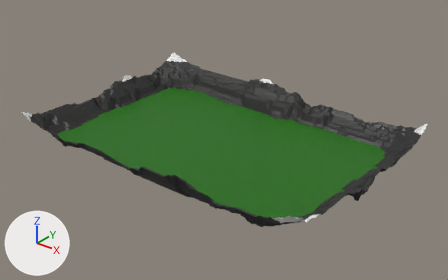
The FBX model FPSMulti/Assets/Resources/Misc/ground.fbx, before and after one commit.
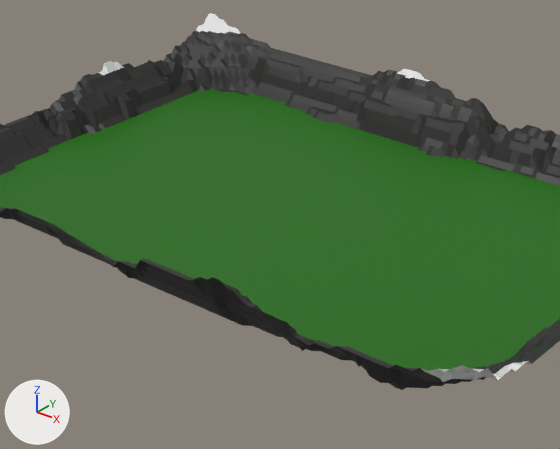
Each version appears first whole from a 50 mm lens placed at (368.0, -228.0, 195.0), pointed at (123.0, 79.0, 5.0), and next in a close-up on the part from 17% to 75% of the width and 17% to 91% of the height. Every picture has the same lights, and +X, +Y and +Z are marked at lower left.

The scene before the commit, as lines of its bpy script (objects in view):
```python
me_plane_001 = bpy.data.meshes.new('Plane.001')
me_plane_001.from_pydata(...)  # 10404 vertices, 10201 faces; spans x 0.0..235.0, y -1.0..160.0, z 0.0..26.0
# faces by material slot: [7240, 2857, 104]
me_plane_001.materials.append(mat_grass)  # dark green #1c6d00
me_plane_001.materials.append(mat_stone)  # black #2a2929
me_plane_001.materials.append(mat_snow)  # white #e7e7e7
ob_stone = bpy.data.objects.new('Stone', me_plane_001)
ob_stone.location = (0.0, 0.0, 0.0)
```
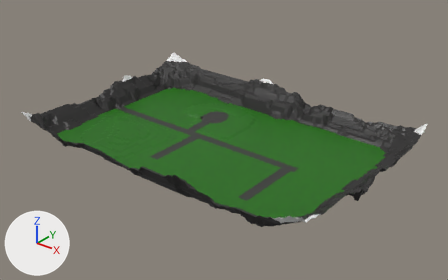
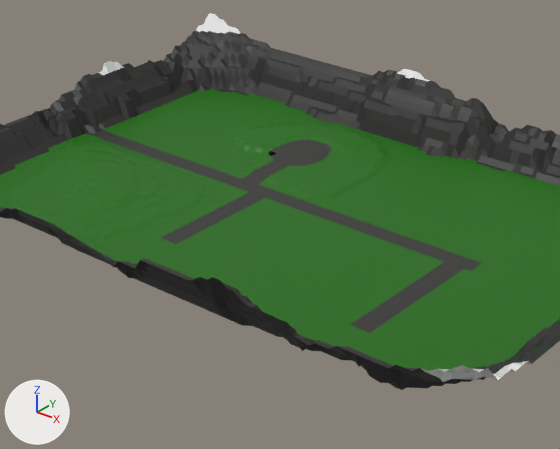
Changed parts and their boxes [x1, y1, x2, y2] in the close-ups (560 x 449 px; the box of a moved part takes in the faces that stretch with it):
part 1 of me_plane_001, moved or reshaped: before [4, 122, 393, 243]; after [4, 122, 393, 242]
part 2 of me_plane_001, recoloured (green to grey): [85, 130, 481, 333] in both

Patch to the scene script:
```diff
--- a/FPSMulti/Assets/Resources/Misc/ground.fbx.py
+++ b/FPSMulti/Assets/Resources/Misc/ground.fbx.py
@@ mat_asphalt @@
+mat_asphalt = principled_material('Asphalt')
+mat_asphalt.base_color = (0.0352, 0.0333, 0.0325)  # black #353333
@@ me_plane_001 @@
 # used by ob_stone; location = (0.0, 0.0, 0.0)
-me_plane_001.from_pydata(...)  # 10404 vertices, 10201 faces; spans x 0.0..235.0, y -1.0..160.0, z 0.0..26.0
+me_plane_001.from_pydata(...)  # 10414 vertices, 10209 faces; spans x 0.0..235.0, y -1.0..160.0, z 0.0..26.0
+# me_plane_001 part 1: 1429 vertices moved from x 16.0..116.0, y 17.0..139.0, z 0.0 to x 16.0..116.0, y 17.0..139.0, z 1.0..2.0; 105 vertices removed from x 51.0..95.0, y 43.0..124.0, z 0.0; 115 vertices added at x 51.0..95.0, y 43.0..124.0, z 1.0..2.0
+# me_plane_001 part 2: 502 faces spanning x 12.0..181.0, y 30.0..124.0, z 0.0..1.0 switch from mat_grass (dark green #1c6d00) to mat_asphalt (black #353332)
 me_plane_001.materials.append(mat_stone)
```
